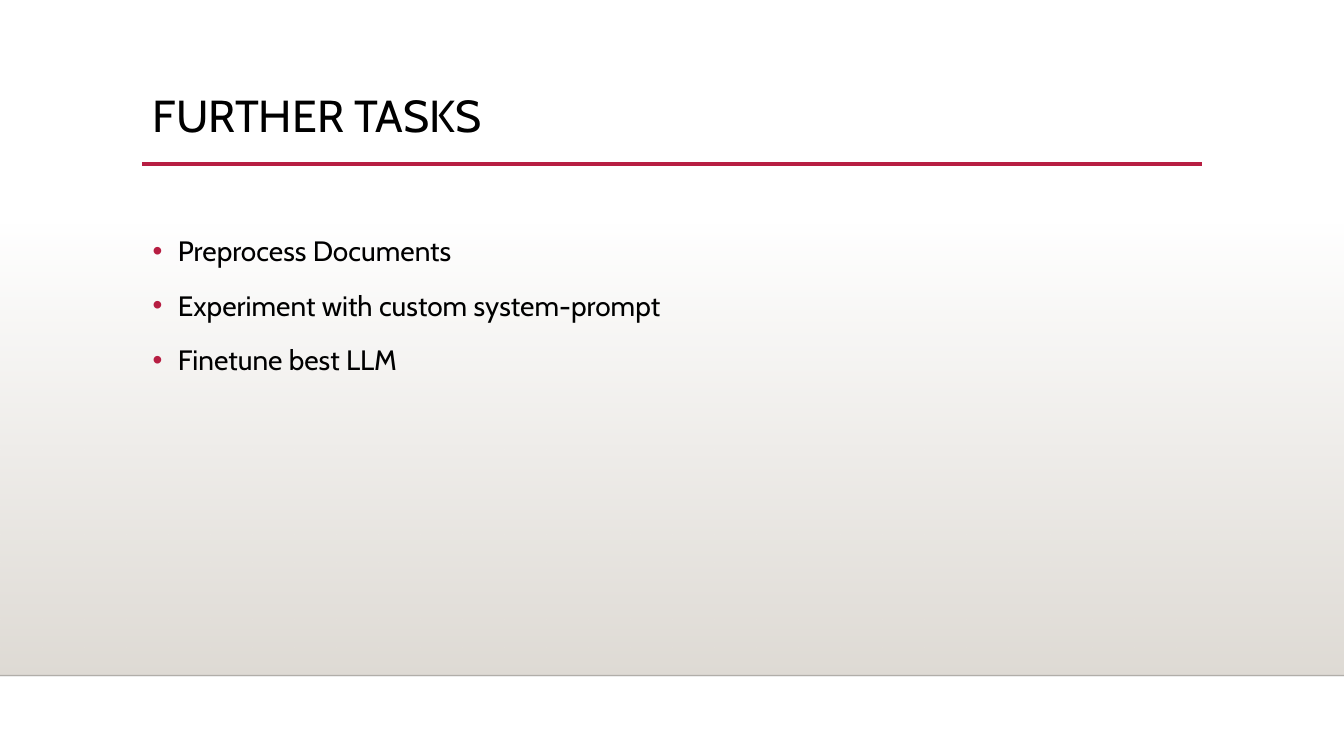
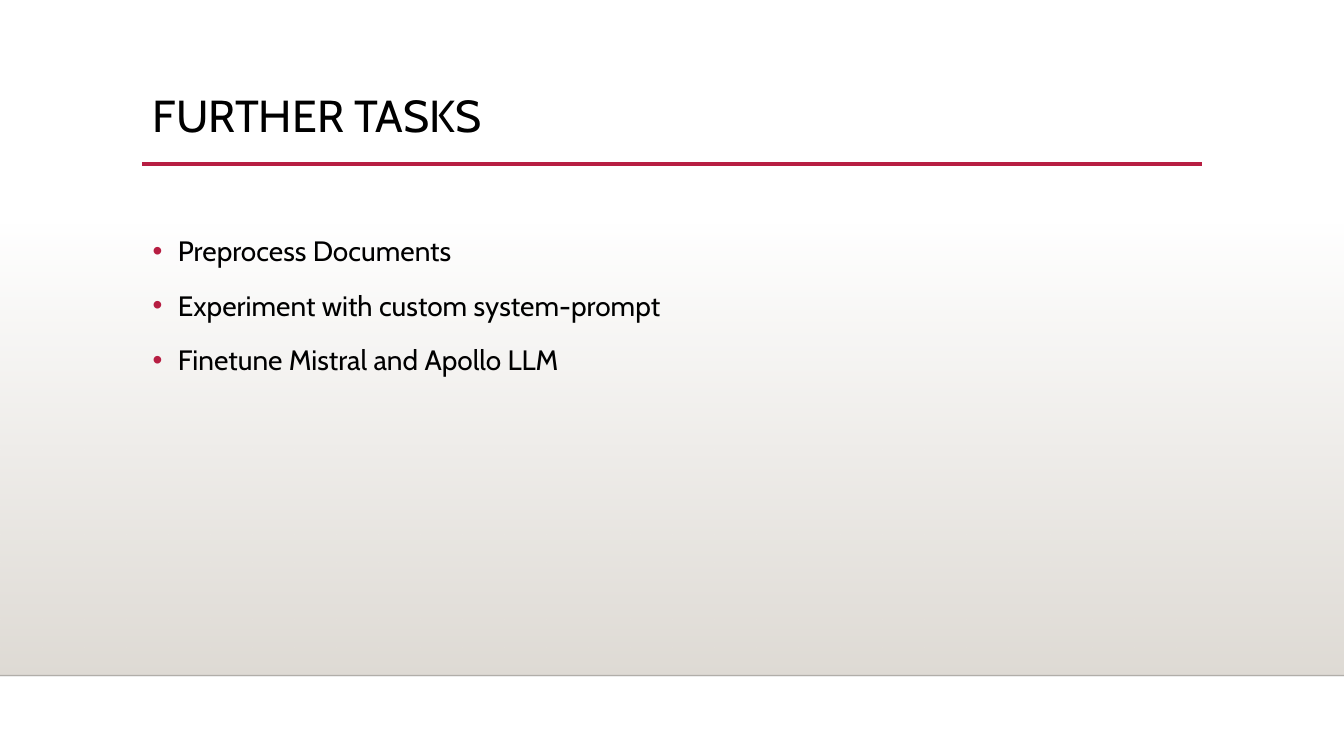
Before and after one commit to MathysDev/QA-ChatBot, a slide deck: slide 7 of Presentation.pptx (slide 6 before the commit). Drawn at 1344x756 pixels with LibreOffice and Linux fonts; fonts in the diff are those of the drawing; background and template pictures are left out. Boxes give left, top, right and bottom in pixels: in the first picture for what was removed or moved away, otherwise in the second. Text is boxed around its words. In the diff, an @@ line names an element or a change of style, - is before the commit and + after.

Commit message:
update

```diff
--- a/Presentation.pptx
+++ b/Presentation.pptx
@@ text at box(178, 349, 559, 377): text changed @@
-• Finetune best LLM
+• Finetune Mistral and Apollo LLM
```
Also in this commit, not shown: 1 slide added.
